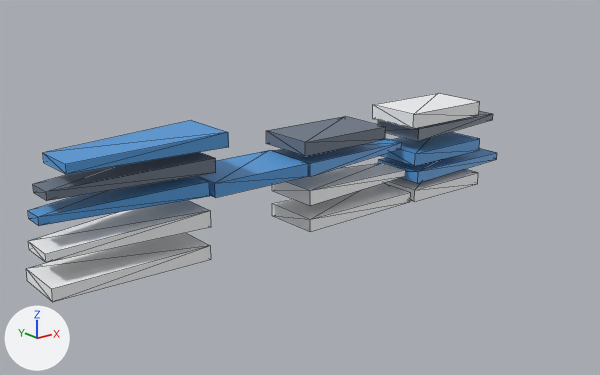
Renders of the glTF model public/studio/v2.15.0/d_bullettrain/model.glb from each side of a commit.
The view is the same before and after, from a 50 mm camera at (-8.78, -12.11, 5.78) aimed at (1.32, 0.51, 0.73). Arrows for +X, +Y and +Z are at lower left; the lights stay in place. The older version comes first. Mesh edges are drawn as thin lines. Where no turn or scale is listed for an object, it has been applied to the vertices.

In view in the first picture: 'part0', 'part10', 'part11', 'part12', 'part13', 'part14', 'part2', 'part3', 'part4', 'part5', 'part6', 'part7', 'part8', 'part9' and 1 more.
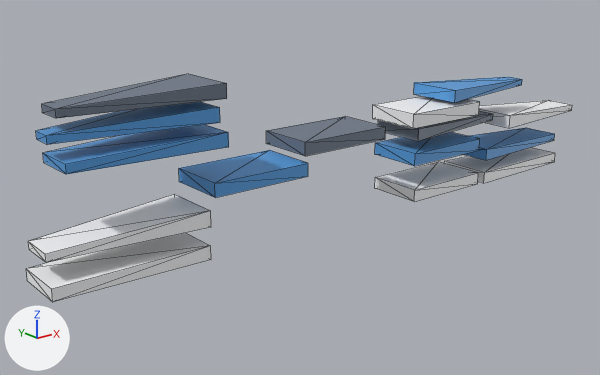
Changed parts and their boxes (x1, y1, x2, y2) in the pictures (600 x 375 px):
'part11', moved
    before: (33, 152, 216, 201)
    after: (42, 74, 227, 118)
'part10', moved
    before: (28, 176, 210, 226)
    after: (36, 102, 220, 145)
'part4', moved
    before: (272, 183, 411, 232)
    after: (444, 147, 555, 183)
'part2', moved
    before: (272, 163, 406, 206)
    after: (479, 100, 572, 128)
'part0', moved
    before: (272, 139, 402, 177)
    after: (414, 77, 522, 102)
'part3', moved
    before: (378, 148, 497, 183)
    after: (463, 128, 555, 160)

The change, as a list of edits to the scene's bpy script:
```text
Change me_geometry_0:
    used by ob_part0; location = (0.0, 0.0, 0.0)
    remove me_geometry_0.from_pydata(...)  # 8 vertices, 12 faces; spans x 0.68..3.48, y -0.6..0.6, z 1.34..1.6
    add me_geometry_0.from_pydata(...)  # 8 vertices, 12 faces; spans x 4.63..7.43, y -0.6..0.6, z 2.24..2.5
    me_geometry_0 part 1: the whole mesh is moved by (3.95, 0.0, 0.9)
Change me_geometry_2:
    used by ob_part2; location = (0.0, 0.0, 0.0)
    remove me_geometry_2.from_pydata(...)  # 8 vertices, 12 faces; spans x 0.68..3.48, y -0.6..0.6, z 0.77..1.07
    add me_geometry_2.from_pydata(...)  # 8 vertices, 12 faces; spans x 6.55..9.35, y -0.6..0.6, z 1.41..1.71
    me_geometry_2 part 2: the whole mesh is moved by (5.87, 0.0, 0.64)
Change me_geometry_3:
    used by ob_part3; location = (0.0, 0.0, 0.0)
    remove me_geometry_3.from_pydata(...)  # 8 vertices, 12 faces; spans x 3.6..6.4, y -0.6..0.6, z 0.65..0.91
    add me_geometry_3.from_pydata(...)  # 8 vertices, 12 faces; spans x 5.8..8.6, y -0.6..0.6, z 0.77..1.03
    me_geometry_3 part 3: the whole mesh is moved by (2.2, 0.0, 0.11)
Change me_geometry_4:
    used by ob_part4; location = (0.0, 0.0, 0.0)
    remove me_geometry_4.from_pydata(...)  # 8 vertices, 12 faces; spans x 0.68..3.48, y -0.6..0.6, z 0.24..0.5
    add me_geometry_4.from_pydata(...)  # 8 vertices, 12 faces; spans x 5.78..8.58, y -0.6..0.6, z 0.24..0.5
    me_geometry_4 part 4: the whole mesh is moved by (5.09, 0.0, 0.0)
Change me_geometry_10:
    used by ob_part10; location = (0.0, 0.0, 0.0)
    remove me_geometry_10.from_pydata(...)  # 8 vertices, 12 faces; spans x -4.38..-1.53, y -0.6..0.6, z 1.4..1.66
    add me_geometry_10.from_pydata(...)  # 8 vertices, 12 faces; spans x -4.13..-1.28, y -0.6..0.6, z 2.65..2.91
    me_geometry_10 part 5: the whole mesh is moved by (0.25, 0.0, 1.25)
Change me_geometry_11:
    used by ob_part11; location = (0.0, 0.0, 0.0)
    remove me_geometry_11.from_pydata(...)  # 8 vertices, 12 faces; spans x -4.24..-1.39, y -0.6..0.6, z 1.8..2.06
    add me_geometry_11.from_pydata(...)  # 8 vertices, 12 faces; spans x -3.98..-1.13, y -0.6..0.6, z 3.04..3.3
    me_geometry_11 part 6: the whole mesh is moved by (0.26, 0.0, 1.25)
```
